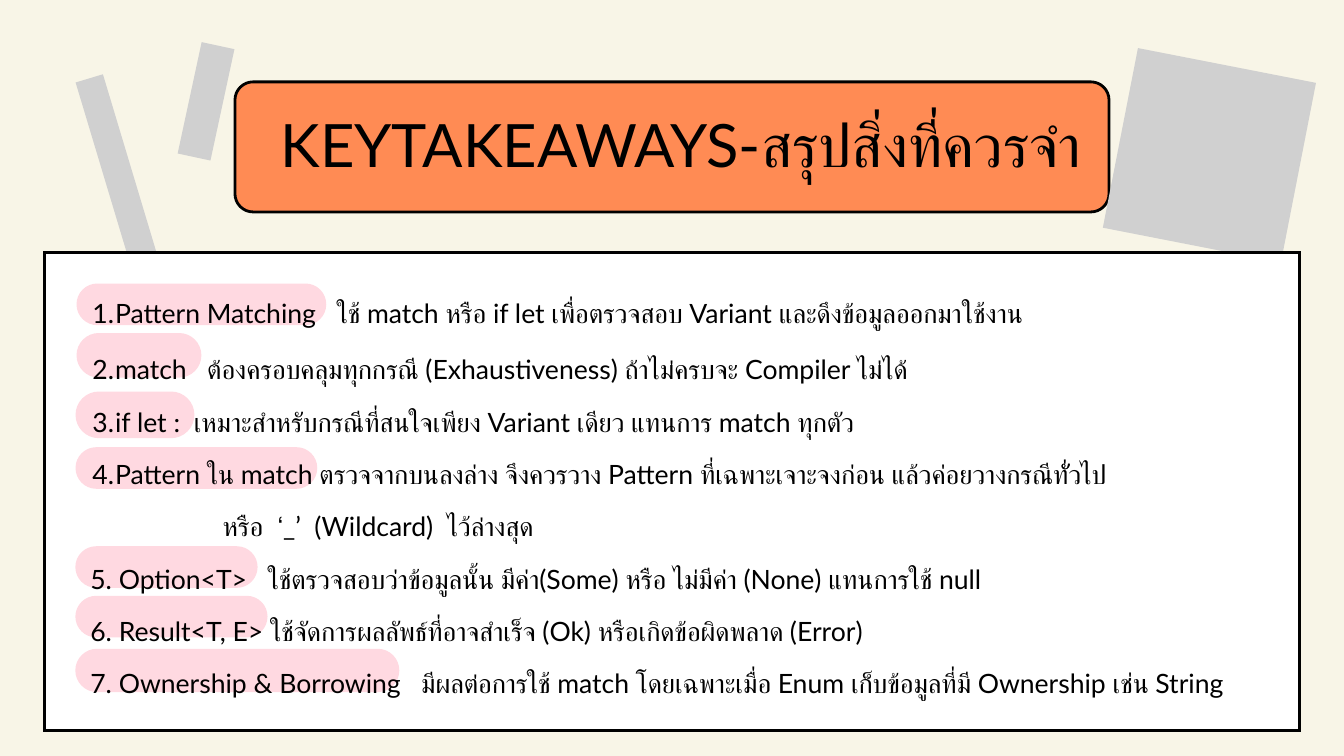
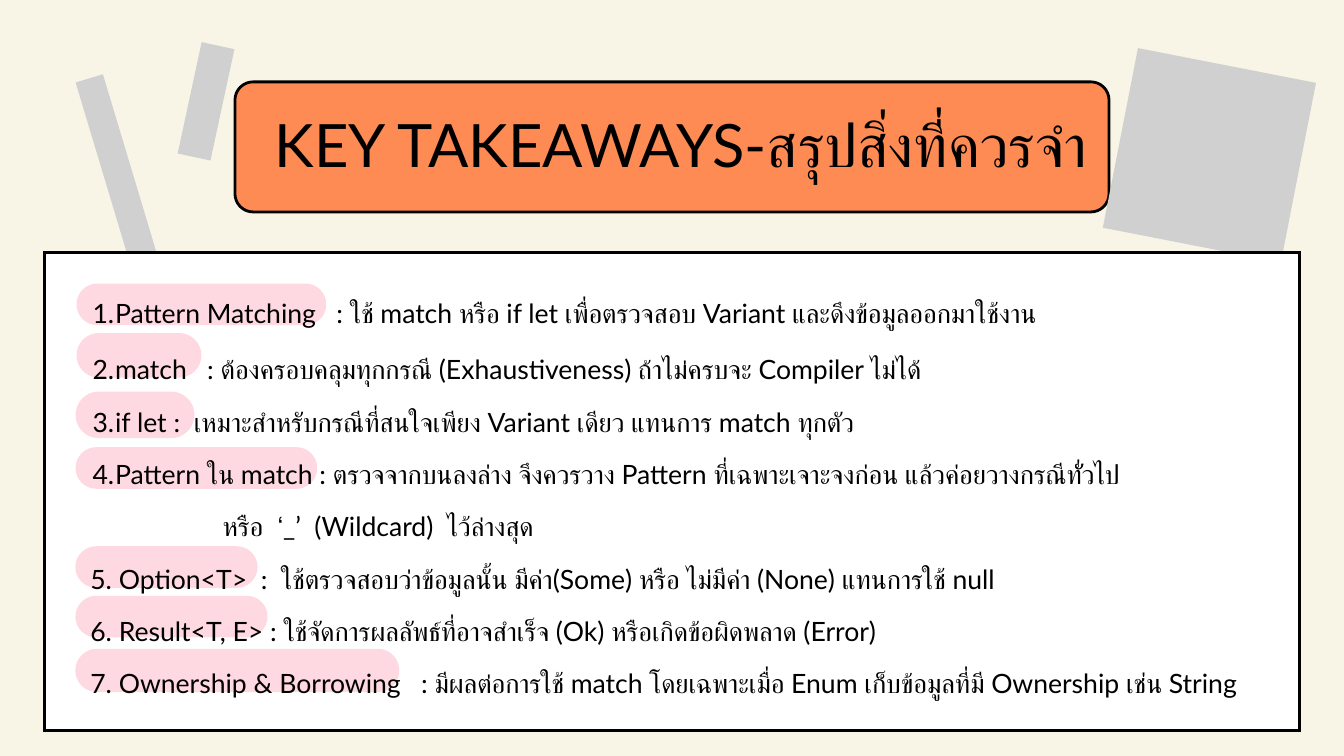
Before and after one commit to 670710143/rust-tutorial-2569, a slide deck: slide 51 of 09-enums-pattern-matching/Presentation/กลุ่มที่ 9 - Enums & Pattern Matching.pptx (slide 52 before the commit). Drawn at 1344x756 pixels with LibreOffice and Linux fonts; fonts in the diff are those of the drawing; grey boxes stand for pictures. Boxes give left, top, right and bottom in pixels: in the first picture for what was removed or moved away, otherwise in the second. Text is boxed around its words. In the diff, an @@ line names an element or a change of style, - is before the commit and + after.

Commit message:
fix error in presentation

```diff
--- a/09-enums-pattern-matching/Presentation/กลุ่มที่ 9 - Enums & Pattern Matching.pptx
+++ b/09-enums-pattern-matching/Presentation/กลุ่มที่ 9 - Enums & Pattern Matching.pptx
@@ text at (275, 115, 1086, 178): spaces changed @@
-KEYTAKEAWAYS-สรุปสิ่งที่ควรจำ
+KEY TAKEAWAYS-สรุปสิ่งที่ควรจำ
@@ text at (93, 302, 1036, 387): text changed @@
-  1. Pattern Matching ใช้ match หรือ if let เพื่อตรวจสอบ Variant และดึงข้อมูลออกมาใช้งาน
-  2. match ต้องครอบคลุมทุกกรณี (Exhaustiveness) ถ้าไม่ครบจะ Compiler ไม่ได้
+  1. Pattern Matching : ใช้ match หรือ if let เพื่อตรวจสอบ Variant และดึงข้อมูลออกมาใช้งาน
+  2. match : ต้องครอบคลุมทุกกรณี (Exhaustiveness) ถ้าไม่ครบจะ Compiler ไม่ได้
@@ text at (93, 464, 1120, 485): text changed @@
-  4. Pattern ใน match ตรวจจากบนลงล่าง จึงควรวาง Pattern ที่เฉพาะเจาะจงก่อน แล้วค่อยวางกรณีทัั่วไป
+  4. Pattern ใน match : ตรวจจากบนลงล่าง จึงควรวาง Pattern ที่เฉพาะเจาะจงก่อน แล้วค่อยวางกรณีทัั่วไป
@@ text at (90, 568, 1237, 701): text changed @@
-5. Option<T> ใช้ตรวจสอบว่าข้อมูลนั้น มีค่า(Some) หรือ ไม่มีค่า (None) แทนการใช้ null
-6. Result<T, E> ใช้จัดการผลลัพธ์ที่อาจสำเร็จ (Ok) หรือเกิดข้อผิดพลาด (Error)
-7. Ownership & Borrowing มีผลต่อการใช้ match โดยเฉพาะเมื่อ Enum เก็บข้อมูลที่มี Ownership เช่น String
+5. Option<T> : ใช้ตรวจสอบว่าข้อมูลนั้น มีค่า(Some) หรือ ไม่มีค่า (None) แทนการใช้ null
+6. Result<T, E> : ใช้จัดการผลลัพธ์ที่อาจสำเร็จ (Ok) หรือเกิดข้อผิดพลาด (Error)
+7. Ownership & Borrowing : มีผลต่อการใช้ match โดยเฉพาะเมื่อ Enum เก็บข้อมูลที่มี Ownership เช่น String
```
Also in this commit, not shown: 18 other slides changed, 4 slides added, 5 slides removed.
